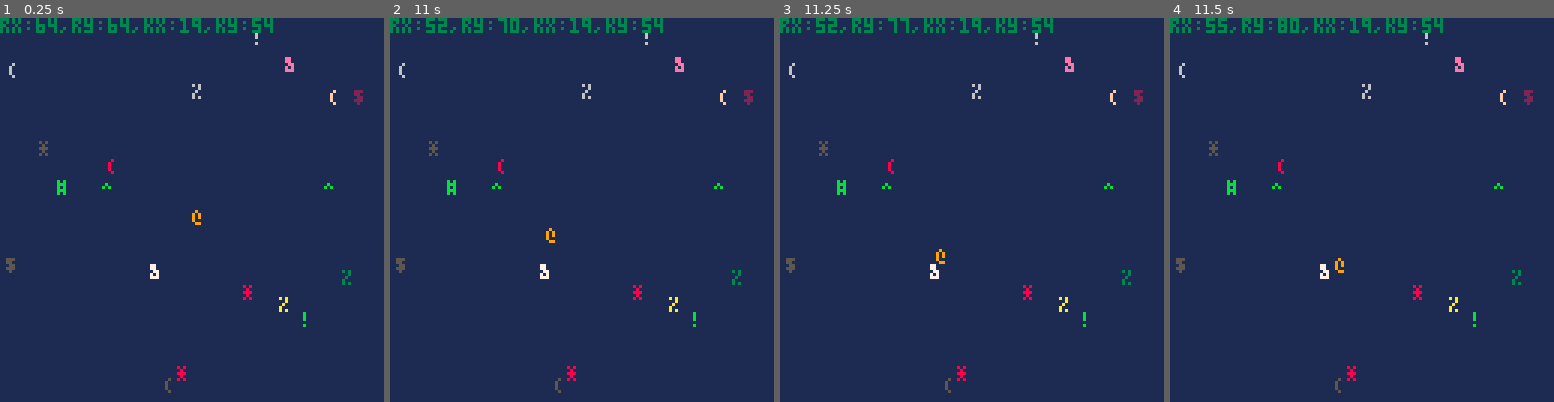
Above: before the commit, frames 1-4 (left to right).
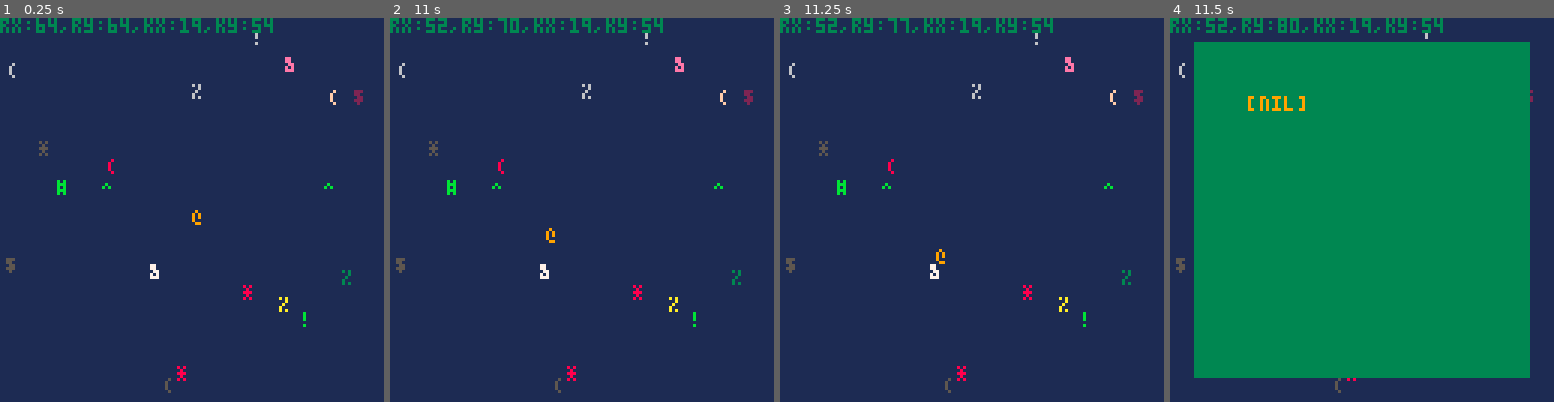
Above: after the commit, the same moments.

Repository: jmahoney/rfk-pico8
Game: PICO-8 cartridge rfk.p8
Two runs of this game, one before a commit and one after it. Both use one fixed random seed, a clock stepped at 60 frames per second and the inputs below.
Inputs:
- Up to frame 1 (0.25 s): no input
- Up to frame 2 (11 s): hold Left 1.97-2.37 s; hold Down 2.42-2.82 s; hold Right 2.87-3.53 s; hold Up 3.58-4.08 s; hold Right 4.13-4.53 s; hold Down 4.58-5.08 s; hold Left 5.13-5.8 s; hold Up 5.85-6.18 s; hold Left 6.23-6.63 s; hold Down 6.68-7.08 s; hold Right 7.13-7.8 s; hold Up 7.85-8.35 s; hold Right 8.4-8.8 s; hold Down 8.85-9.35 s; hold Left 9.4-10.07 s; hold Up 10.12-10.45 s; hold Left 10.5-10.9 s; hold Down from 10.95 s (still down)
- Up to frame 3 (11.25 s): keep holding Down
- Up to frame 4 (11.5 s): release Down at 11.35 s; hold Right from 11.4 s (still down)

Frames 1-3 are identical in both runs. In frame 4, 77% of the frame differs, in the area x 6-94%, y 0-94%.

Commit message:
improved collision detection

Diff:
--- a/rfk.p8
+++ b/rfk.p8
@@ -90,19 +90,33 @@
 end
 
 function check_collision()
-    if robot.x == kitten.x  and robot.y == kitten.y then
+    if overlaps(robot.x, kitten.x) and overlaps(robot.y, kitten.y) then
         kitten_found = true
         return
     end
 
     for i in all(items) do
-        if i.x == robot.x and i.y == robot.y then
+        if overlaps(robot.x, i.x) and overlaps(robot.y, i.y) then
             non_kitten_item_found = true
             current_non_kitten_item = i
             i.checked = true
             return
         end
     end
+end
+
+function overlaps(src, dst)
+    if src > dst then
+        if src - dst < 3 then
+            return true
+        end
+    else
+        if dst - src < 3 then
+            return true
+        end
+    end
+
+    return false
 end
 
 --- oh dear
@@ -172,12 +186,12 @@
     coords["x"] = flr(rnd(max_x))+1
     coords["y"] = flr(rnd(max_y))+1
 
-    if coords.x == robot_start_x and coords.y == robot_start_y then
+    if overlaps(coords.x, robot_start_x) and overlaps(coords.y, robot_start_y) then
         return pick_coords()
     end
 
     for i in all(items) do
-        if i.x == coords.x and i.y == coords.y then
+        if overlaps(coords.x, i.x) and overlaps(coords.y, i.y) then
             return pick_coords()
         end
     end
